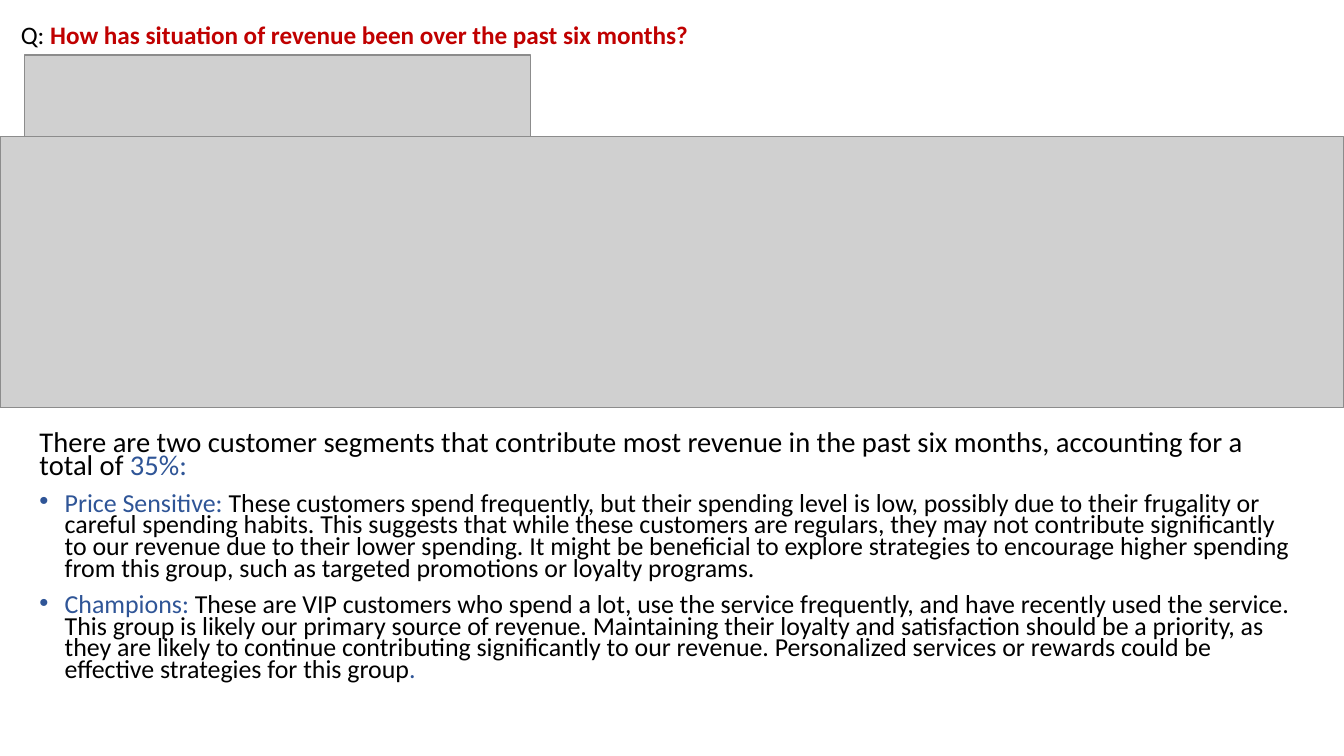
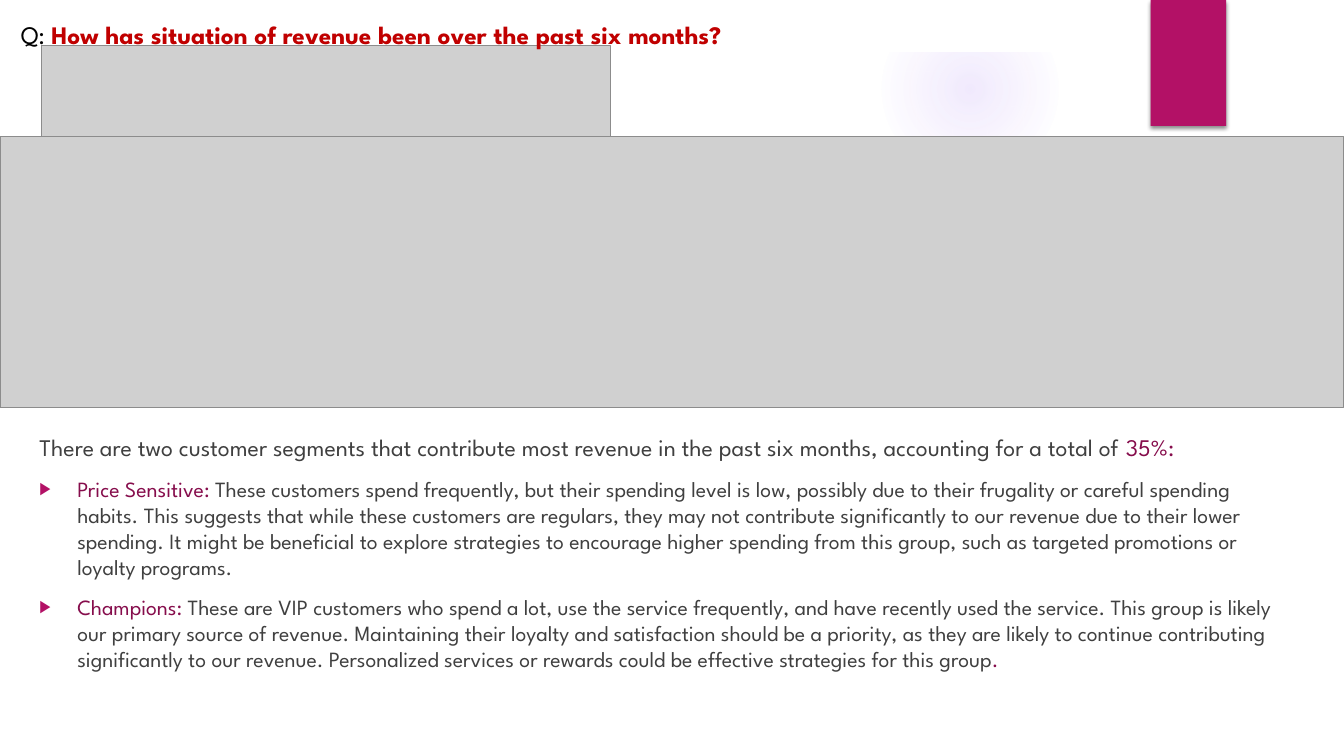
Before and after one commit to hauct/RFM-Customer-Segmentation, a slide deck: slide 11 of report/customer_segment_report.pptx. Drawn at 1344x756 pixels with LibreOffice and Linux fonts; fonts in the diff are those of the drawing; grey boxes stand for pictures; background and template pictures are left out. Boxes give left, top, right and bottom in pixels: in the first picture for what was removed or moved away, otherwise in the second. Text is boxed around its words. In the diff, an @@ line names an element or a change of style, - is before the commit and + after.

```diff
--- a/report/customer_segment_report.pptx
+++ b/report/customer_segment_report.pptx
@@ group added at bbox=[0, 0, 1344, 756]: 5 ellipses, 2 freeform shapes @@
@@ text "Q: How has situation of ..." at bbox=[21, 26, 721, 52]: font Calibri to League Spartan @@
@@ rectangle added at bbox=[1150, 0, 1226, 126], fill #B31166 @@
@@ picture: place and size @@
-picture at bbox=[24, 55, 531, 137]
+picture at bbox=[41, 45, 611, 137]
@@ text "There are two customer segments ..." at bbox=[39, 439, 1271, 672]: size 20.4 to 17.1 pt in "There are two customer segments that contribute ..."; font Calibri to League Spartan, text colour #000000 to #404040; text colour #2F5597 to #860D4C in "35%:", "Price Sensitive:", "Champions: group."; size 18.5 to 15.5 pt in "Price Sensitive: These customers spend frequently, but ...", "Champions: These are VIP customers who spend ..."; line spacing 0.7 to 1; bullet • to ▶ @@
```
Also in this commit, not shown: 10 other slides changed, 19 other files.
